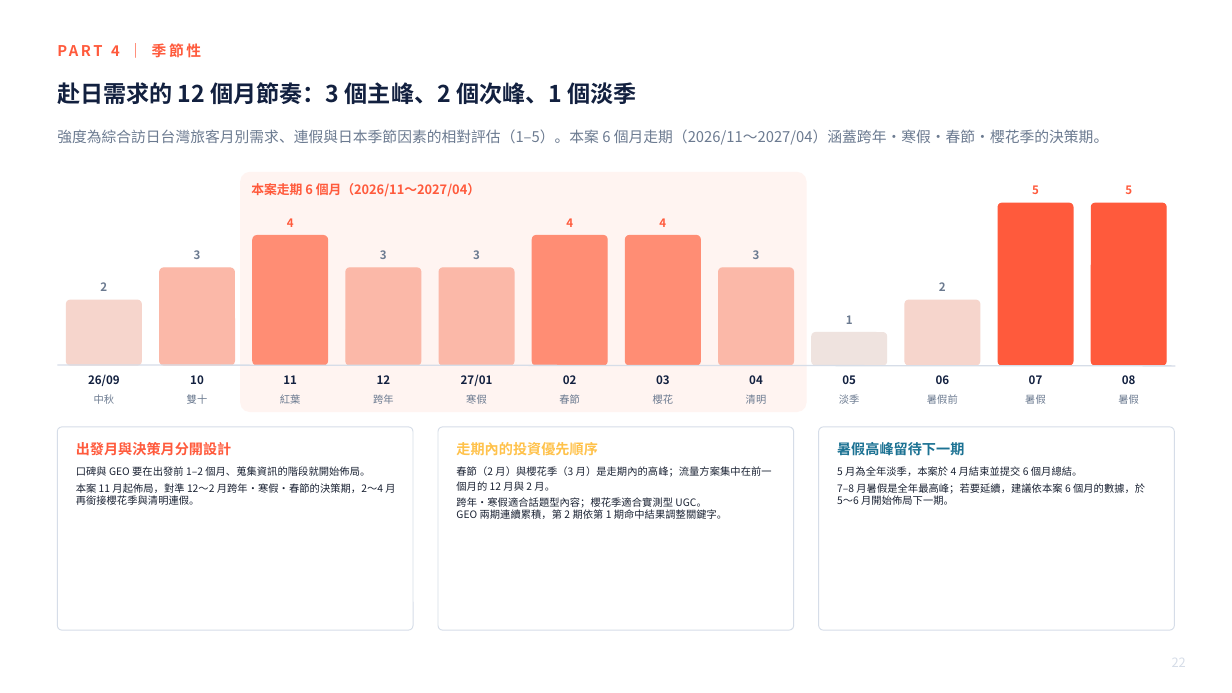
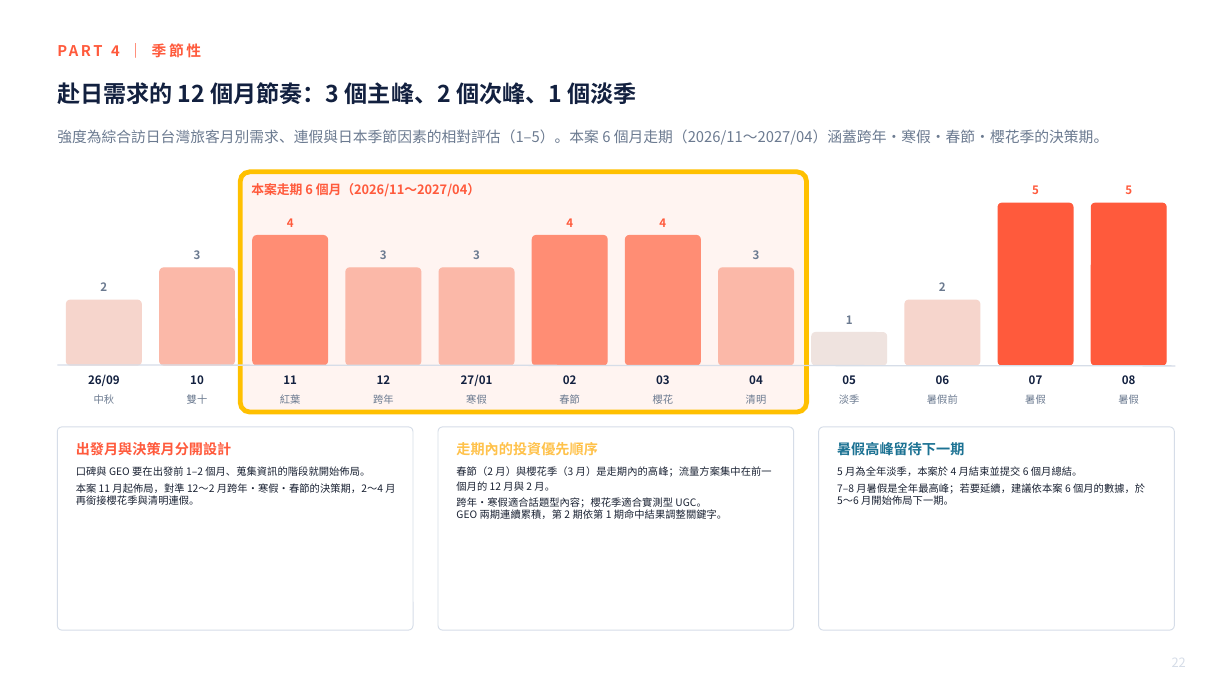
Before and after one commit to shelleychenyi/proposal, a slide deck: slide 22 of SMBC三井住友/9:15-v.1_【SMCC様】_Visaタッチ_線上施策提案_中文版.pptx. Drawn at 1232x693 pixels with LibreOffice and Linux fonts; fonts in the diff are those of the drawing. Boxes give left, top, right and bottom in pixels: in the first picture for what was removed or moved away, otherwise in the second. Text is boxed around its words. In the diff, an @@ line names an element or a change of style, - is before the commit and + after.

```diff
--- a/SMBC三井住友/9:15-v.1_【SMCC様】_Visaタッチ_線上施策提案_中文版.pptx
+++ b/SMBC三井住友/9:15-v.1_【SMCC様】_Visaタッチ_線上施策提案_中文版.pptx
@@ rounded rectangle at (240,172,807,412): outline none to #FFC000 3.75 pt @@
```
Also in this commit, not shown: 1 other slide changed, 3 other files.
